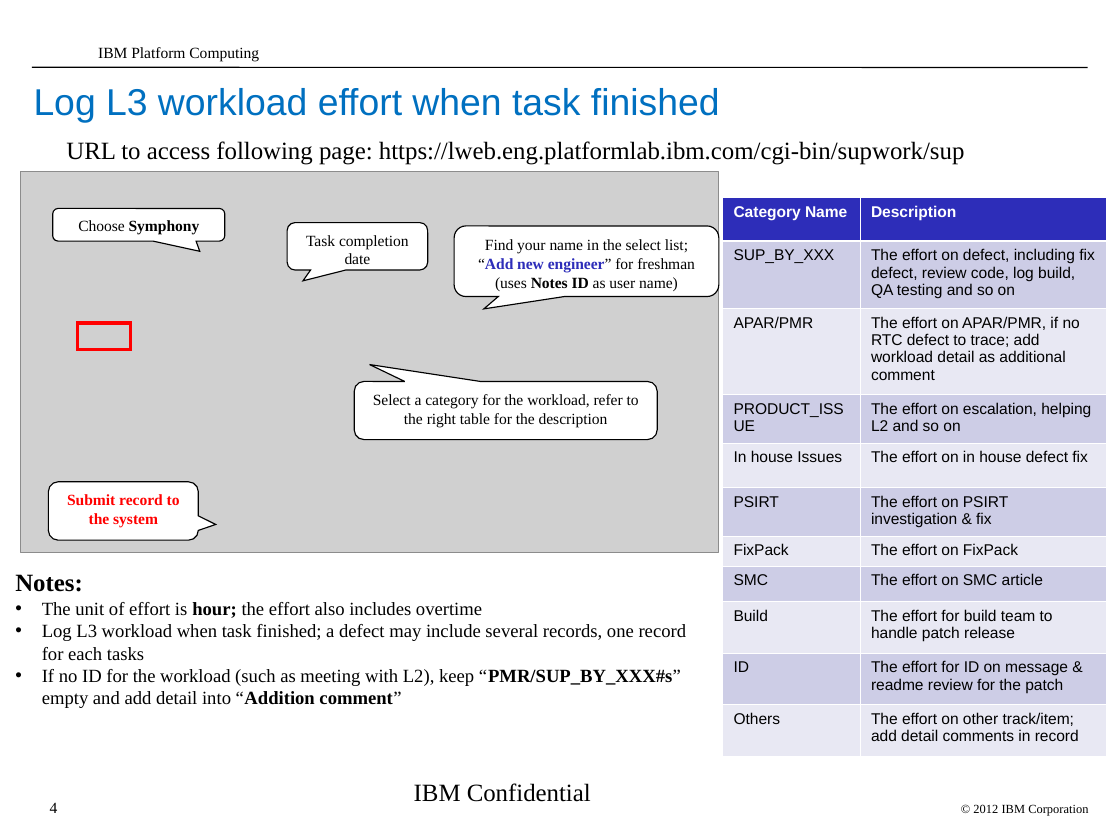
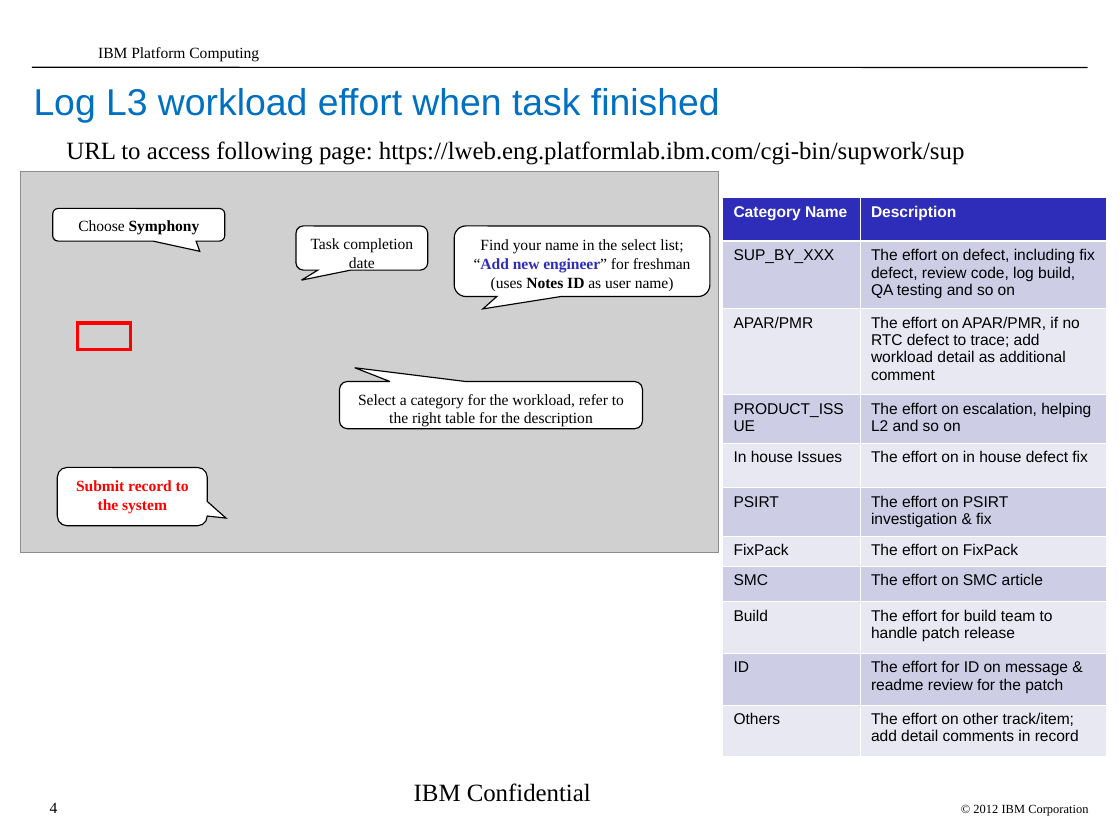
Before and after one commit to dma1982/algo, a slide deck: slide 4 of process/L3_workload_tracing_system_tutorial.ppt. Drawn at 1120x840 pixels with LibreOffice and Linux fonts; fonts in the diff are those of the drawing; grey boxes stand for pictures; background and template pictures are left out. Boxes give left, top, right and bottom in pixels: in the first picture for what was removed or moved away, otherwise in the second. Text is boxed around its words. In the diff, an @@ line names an element or a change of style, - is before the commit and + after.

```diff
--- a/process/L3_workload_tracing_system_tutorial.ppt
+++ b/process/L3_workload_tracing_system_tutorial.ppt
@@ rounded speech box "Task completion date": place and size @@
-rounded speech box "Task completion date" at [287, 223, 428, 270]
+rounded speech box "Task completion date" at [296, 226, 428, 270]
@@ rounded speech box "Task completion date" at [296, 226, 428, 270]: proportions changed @@
@@ rounded speech box "Find your name in the ...": place and size @@
-rounded speech box "Find your name in the ..." at [455, 226, 719, 297]
+rounded speech box "Find your name in the ..." at [455, 226, 710, 297]
@@ rounded speech box "Select a category for the ...": place and size @@
-rounded speech box "Select a category for the ..." at [354, 382, 656, 440]
+rounded speech box "Select a category for the ..." at [339, 382, 643, 429]
@@ rounded speech box "Submit record to the system" at [57, 467, 207, 525]: proportions changed @@
@@ rounded speech box "Submit record to the system": place and size @@
-rounded speech box "Submit record to the system" at [48, 482, 198, 540]
+rounded speech box "Submit record to the system" at [57, 467, 207, 525]
@@ text removed at [15, 574, 687, 708] @@
-Notes:
-• The unit of effort is hour; the effort also includes overtime
-• Log L3 workload when task finished; a defect may include several records, one record for each tasks
-• If no ID for the workload (such as meeting with L2), keep “PMR/SUP_BY_XXX#s” empty and add detail into “Addition comment”
```
Also in this commit, not shown: 4 other slides changed.
